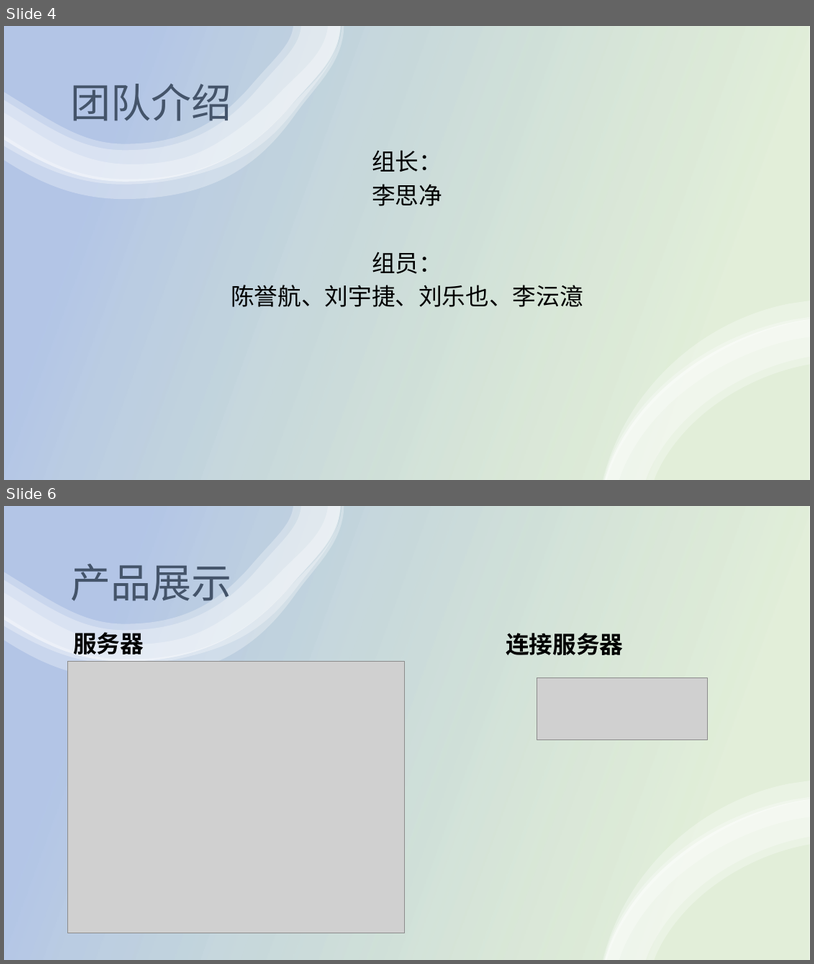
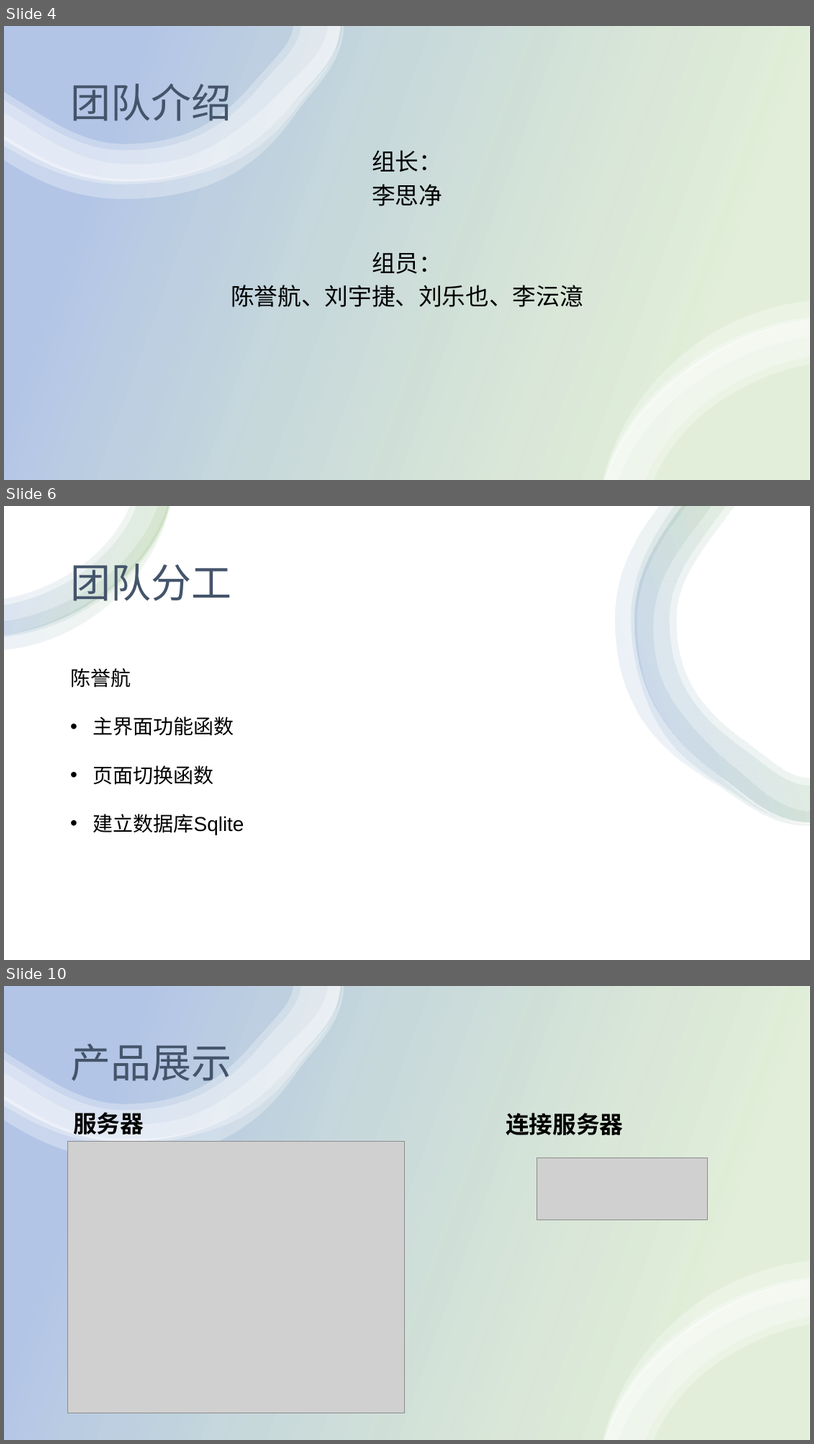
Before and after one commit to SeeChen/LCS_lanChatSoftware, a slide deck: LCS-实时通讯软件5组/LCS实时通讯软件.pptx. Shown one above the other, each under a label of ours: slides 4 and 6 before the commit, slides 4, 6 and 10 after it; the slides between them are not shown. The pictures are 814x964 and 814x1444 pixels, drawn with LibreOffice and Linux fonts; fonts in the diff are those of the drawing; grey boxes stand for pictures. Boxes give left, top, right and bottom in pixels: in the first picture for what was removed or moved away, otherwise in the second. Text is boxed around its words. In the diff, an @@ line names an element or a change of style, - is before the commit and + after.

```diff
--- a/LCS-实时通讯软件5组/LCS实时通讯软件.pptx
+++ b/LCS-实时通讯软件5组/LCS实时通讯软件.pptx
@@ slide 6 added at box(4, 506, 810, 960), background #FFFFFF @@
@@ rectangle added at box(4, 506, 810, 960), fill #FFFFFF @@
@@ group added at box(4, 506, 170, 649): 4 freeform shapes @@
@@ group added at box(615, 506, 810, 826): 4 freeform shapes @@
@@ text added at box(70, 556, 232, 608), 48 pt, text #44546A @@
+团队分工
@@ text added at box(70, 668, 244, 835), 24 pt, text #000000 @@
+陈誉航
+• 主界面功能函数
+• 页面切换函数
+• 建立数据库Sqlite
@@ what was slide 6 is now slide 10 @@
```
Also in this commit, not shown: 5 slides changed, 3 other slides added, 1 other file.
